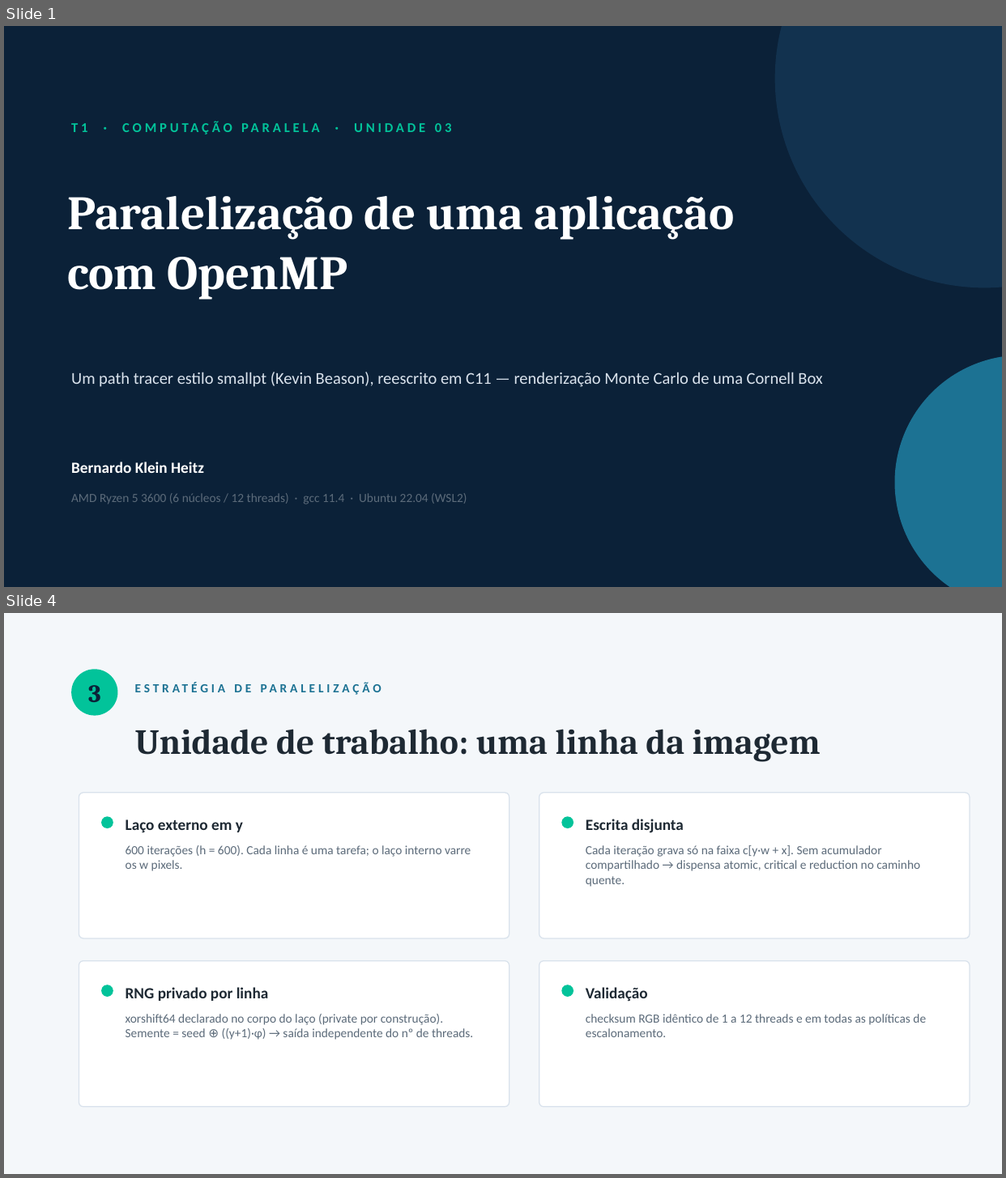
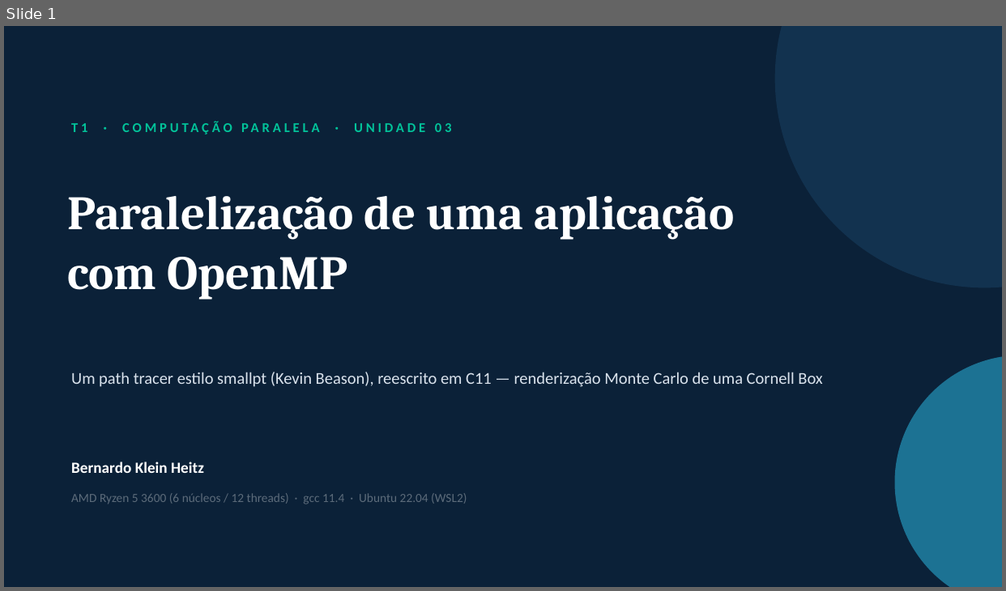
Before and after one commit to bengo501/T1-CompPar-ParalelizacaoDeUmaAplicacaoComOpenMP-, a slide deck: Apresentacao_T1_OpenMP.pptx. Shown one above the other, each under a label of ours: slides 1 and 4 before the commit, slide 1 after it; the slides between them are not shown. The pictures are 1006x1178 and 1006x591 pixels, drawn with LibreOffice and Linux fonts; fonts in the diff are those of the drawing. Boxes give left, top, right and bottom in pixels: in the first picture for what was removed or moved away, otherwise in the second. Text is boxed around its words. In the diff, an @@ line names an element or a change of style, - is before the commit and + after.

```diff
--- a/Apresentacao_T1_OpenMP.pptx
+++ b/Apresentacao_T1_OpenMP.pptx
@@ slide 4 removed at [4,613,1002,1174], background #F4F7FA @@
@@ ellipse removed at [71,669,117,716] @@
@@ text removed at [88,685,101,702] @@
-3
@@ text removed at [135,729,820,762] @@
-Unidade de trabalho: uma linha da imagem
@@ text removed at [276,729,314,755] @@
-ESTRATÉGIA DE PARALELIZAÇÃO
@@ rounded rectangle removed at [79,793,509,939] @@
@@ rounded rectangle removed at [539,793,970,939] @@
@@ ellipse removed at [101,816,113,828] @@
@@ text removed at [126,820,243,833] @@
-Laço externo em y
@@ ellipse removed at [562,816,573,828] @@
@@ text removed at [586,819,684,833] @@
-Escrita disjunta
@@ text removed at [126,845,471,871] @@
-600 iterações (h = 600). Cada linha é uma tarefa; o laço interno varre os w pixels.
@@ text removed at [586,845,920,887] @@
-Cada iteração grava só na faixa c[y·w + x]. Sem acumulador compartilhado → dispensa atomic, critical e reduction no caminho quente.
@@ rounded rectangle removed at [79,961,509,1107] @@
@@ rounded rectangle removed at [539,961,970,1107] @@
@@ ellipse removed at [101,985,113,997] @@
@@ text removed at [126,987,269,1001] @@
-RNG privado por linha
@@ ellipse removed at [562,985,573,997] @@
@@ text removed at [586,987,648,1002] @@
-Validação
@@ text removed at [126,1014,473,1040] @@
-xorshift64 declarado no corpo do laço (private por construção). Semente = seed ⊕ ((y+1)·φ) → saída independente do nº de threads.
@@ text removed at [586,1014,926,1037] @@
-checksum RGB idêntico de 1 a 12 threads e em todas as políticas de escalonamento.
```
Also in this commit, not shown: 7 slides changed, 3 slides added, 56 other files.
